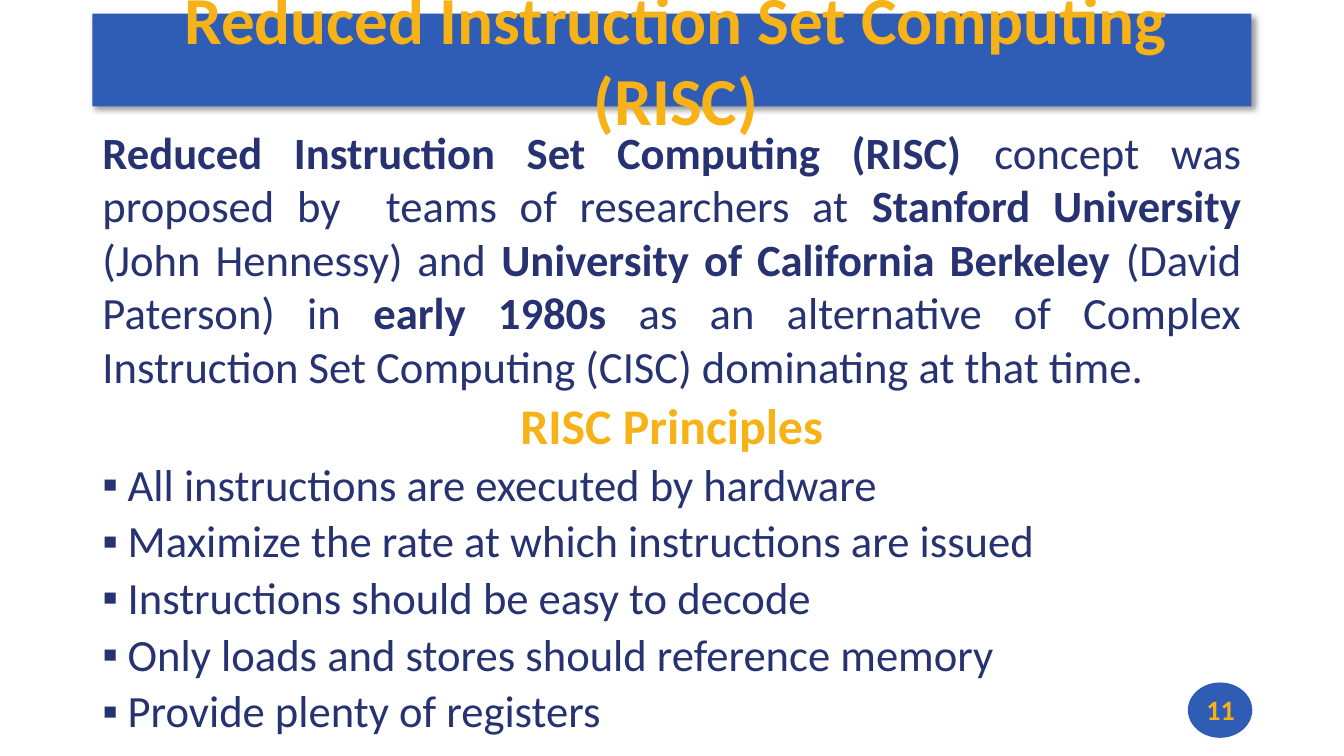
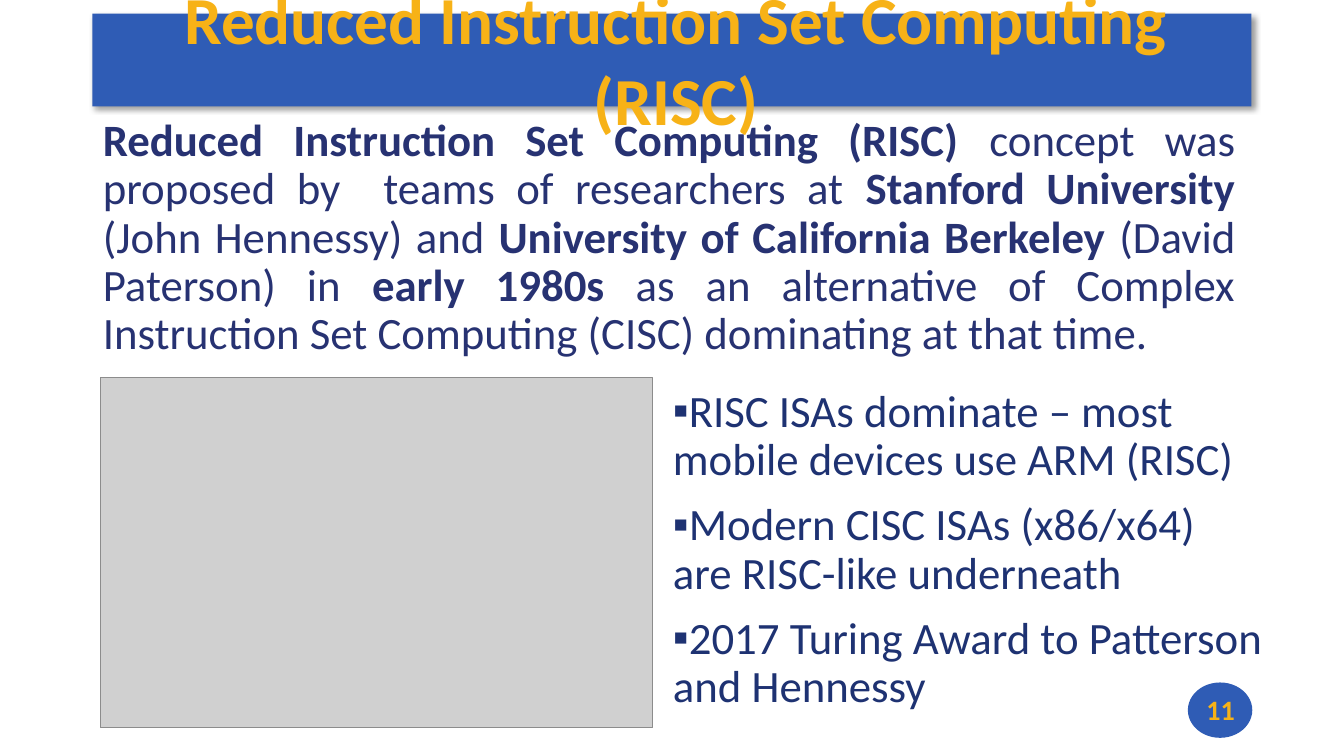
Before and after one commit to andrewt0301/hse-acos-course, a slide deck: slide 11 of docs/part1ca/03_CPU/CA_Lecture_03.pptx. Drawn at 1344x756 pixels with LibreOffice and Linux fonts; fonts in the diff are those of the drawing; grey boxes stand for pictures. Boxes give left, top, right and bottom in pixels: in the first picture for what was removed or moved away, otherwise in the second. Text is boxed around its words. In the diff, an @@ line names an element or a change of style, - is before the commit and + after.

Commit message:
Lecture 3 up

```diff
--- a/docs/part1ca/03_CPU/CA_Lecture_03.pptx
+++ b/docs/part1ca/03_CPU/CA_Lecture_03.pptx
@@ text "Reduced Instruction Set Computing (RISC) ..." at (103, 119, 1236, 357): size 31.9 to 32 pt; line spacing 1 to 0.9 @@
@@ picture added at (100, 377, 652, 728) @@
@@ text at (128, 409, 1034, 735): paragraphs removed @@
-RISC Principles
-▪ All instructions are executed by hardware
-▪ Maximize the rate at which instructions are issued
-▪ Instructions should be easy to decode
-▪ Only loads and stores should reference memory
-▪ Provide plenty of registers
@@ text added at (673, 396, 1262, 710), 32 pt, text #1E3272 @@
+▪ RISC ISAs dominate – most mobile devices use ARM (RISC)
+▪ Modern CISC ISAs (x86/x64) are RISC-like underneath
+▪ 2017 Turing Award to Patterson and Hennessy
```
Also in this commit, not shown: 1 slide added, 1 other file.
